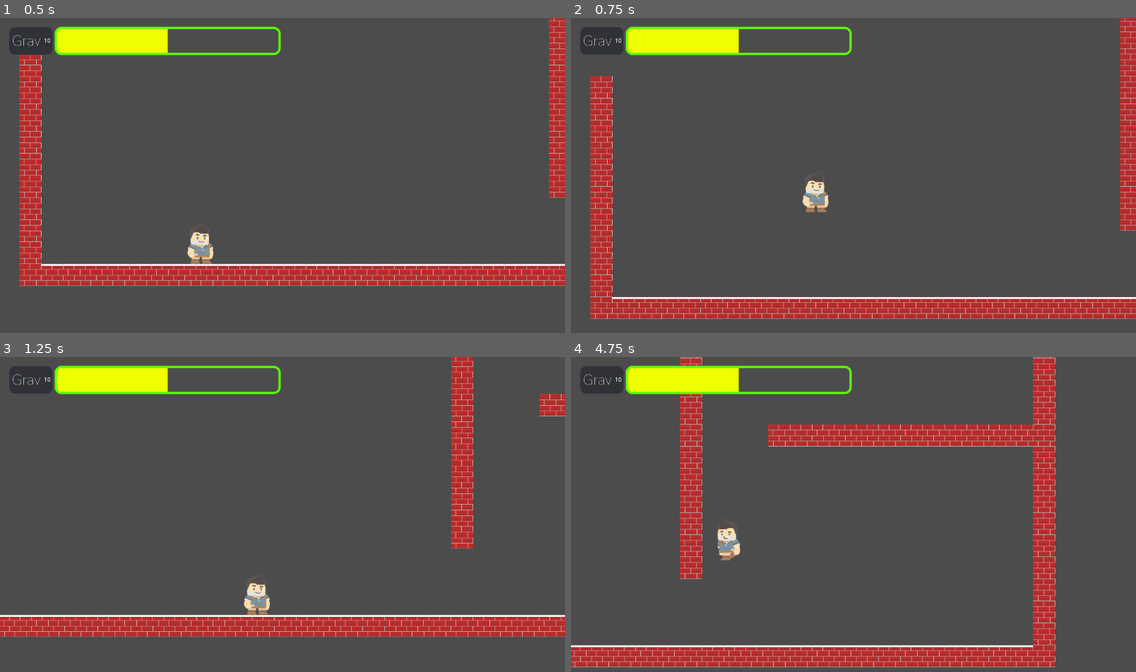
Above: before the commit, frames 1-4 (two rows, left to right).
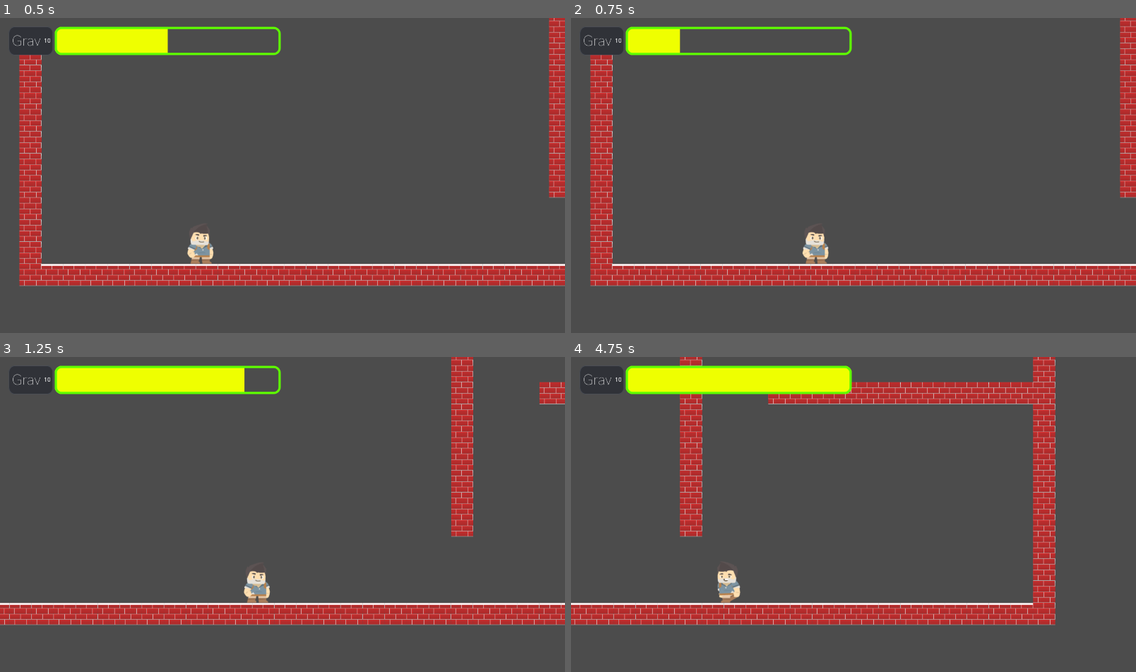
Above: after the commit, the same moments.

Repository: tonymarklove/higgs
Game: Godot game, scene res://main.tscn
Two runs of this game, one before a commit and one after it. Both use one fixed random seed, a clock stepped at 60 frames per second and the inputs below.
Inputs:
- Up to frame 1 (0.5 s): no input
- Up to frame 2 (0.75 s): tap Enter at 0.5 s; hold Right (ui_right) from 0.53 s (still down); hold Space (ui_select) from 0.53 s (still down)
- Up to frame 3 (1.25 s): keep holding Right (ui_right); keep holding Space (ui_select)
- Up to frame 4 (4.75 s): release Space (ui_select) at 1.28 s; tap Space (ui_select) at 1.35, 1.52, 1.82, 2.85, 3.02, 3.32, 4.35, 4.52 s; release Right (ui_right) at 2.03 s; hold Left (ui_left) 2.03-2.78 s; hold Space (ui_select) 2.03-2.78 s; hold Right (ui_right) 2.78-4.28 s; hold Space (ui_select) 3.53-4.28 s; hold Left (ui_left) from 4.28 s (still down)

Frame 1 is identical in both runs. In frame 2, 17% of the frame differs, in the area x 3-100%, y 0-96%; in frame 3, 12%; in frame 4, 24%, in the area x 0-86%, y 0-99%.

Commit message:
Control GUI from the code

Diff:
--- a/GUI.tscn
+++ b/GUI.tscn
@@ -6,7 +6,7 @@
 [ext_resource path="res://Gui/progress_outer_grav.png" type="Texture" id=4]
 [ext_resource path="res://Gui/progress_inner_grav.png" type="Texture" id=5]
 
-[node name="GUI" type="MarginContainer" index="0"]
+[node name="GUI" type="MarginContainer"]
 
 anchor_left = 0.0
 anchor_top = 0.0
--- a/Gui/GUI.gd
+++ b/Gui/GUI.gd
@@ -1,15 +1,6 @@
 extends MarginContainer
 
-# class member variables go here, for example:
-# var a = 2
-# var b = "textvar"
+onready var guage = $HBoxContainer/Bars/Bar/Guage
 
-func _ready():
-	# Called every time the node is added to the scene.
-	# Initialization here
-	pass
-
-#func _process(delta):
-#	# Called every frame. Delta is time since last frame.
-#	# Update game logic here.
-#	pass
+func _on_Player_jump_charge_changed(value):
+	guage.value = value
--- a/Player.gd
+++ b/Player.gd
@@ -3,6 +3,8 @@
 export var rotate_to_follow_gravity = true
 export var rotate_camera_with_player = false
 export var player_relative_controls = false
+
+signal jump_charge_changed(value)
 
 const GRAVITY_DIRECTIONS = [
 	Vector2(0,1),
@@ -28,9 +30,9 @@
 var rotation_at_gravity_change = 0
 var last_gravity_change_time = 0
 
-var gravity_mode = GRAVMODE_DIRECTION
+var gravity_mode = GRAVMODE_JUMP
 
-var gravity_jump_charge = 0.0
+var gravity_jump_charge = 0
 var gravity_jump_maximum_time = 0.5
 var gravity_jump_start_time = 0
 
@@ -111,7 +113,11 @@
 		fixed_camera_gravity_select()
 
 func gravity_jump():
-	pass
+	var jump = Input.is_action_pressed('ui_select')
+
+	if jump:
+		gravity_jump_charge += 2
+		emit_signal("jump_charge_changed", gravity_jump_charge)
 
 func get_input():
 	var player_right_direction = gravity_vector().tangent()
--- a/Player.tscn
+++ b/Player.tscn
@@ -19,7 +19,7 @@
 "speed": 5.0
 } ]
 
-[node name="Player" type="KinematicBody2D" index="0"]
+[node name="Player" type="KinematicBody2D"]
 
 position = Vector2( 210, 400 )
 input_pickable = true
@@ -27,7 +27,9 @@
 collision_mask = 1
 collision/safe_margin = 0.08
 script = ExtResource( 1 )
-SPEED = 400
+rotate_to_follow_gravity = true
+rotate_camera_with_player = false
+player_relative_controls = false
 
 [node name="CollisionShape2D" type="CollisionShape2D" parent="." index="0"]
 
--- a/main.tscn
+++ b/main.tscn
@@ -4,7 +4,7 @@
 [ext_resource path="res://Player.tscn" type="PackedScene" id=2]
 [ext_resource path="res://GUI.tscn" type="PackedScene" id=3]
 
-[node name="Node" type="Node"]
+[node name="Node" type="Node" index="0"]
 
 [node name="TileMap" type="TileMap" parent="." index="0"]
 
@@ -33,9 +33,6 @@
 [node name="Player" parent="." index="1" instance=ExtResource( 2 )]
 
 editor/display_folded = true
-rotate_to_follow_gravity = true
-rotate_camera_with_player = false
-player_relative_controls = false
 
 [node name="Camera2D" type="Camera2D" parent="Player" index="2"]
 
@@ -76,3 +73,5 @@
 
 margin_right = 652.0
 margin_bottom = 84.0
+
+[connection signal="jump_charge_changed" from="Player" to="CanvasLayer/GUI" method="_on_Player_jump_charge_changed"]
